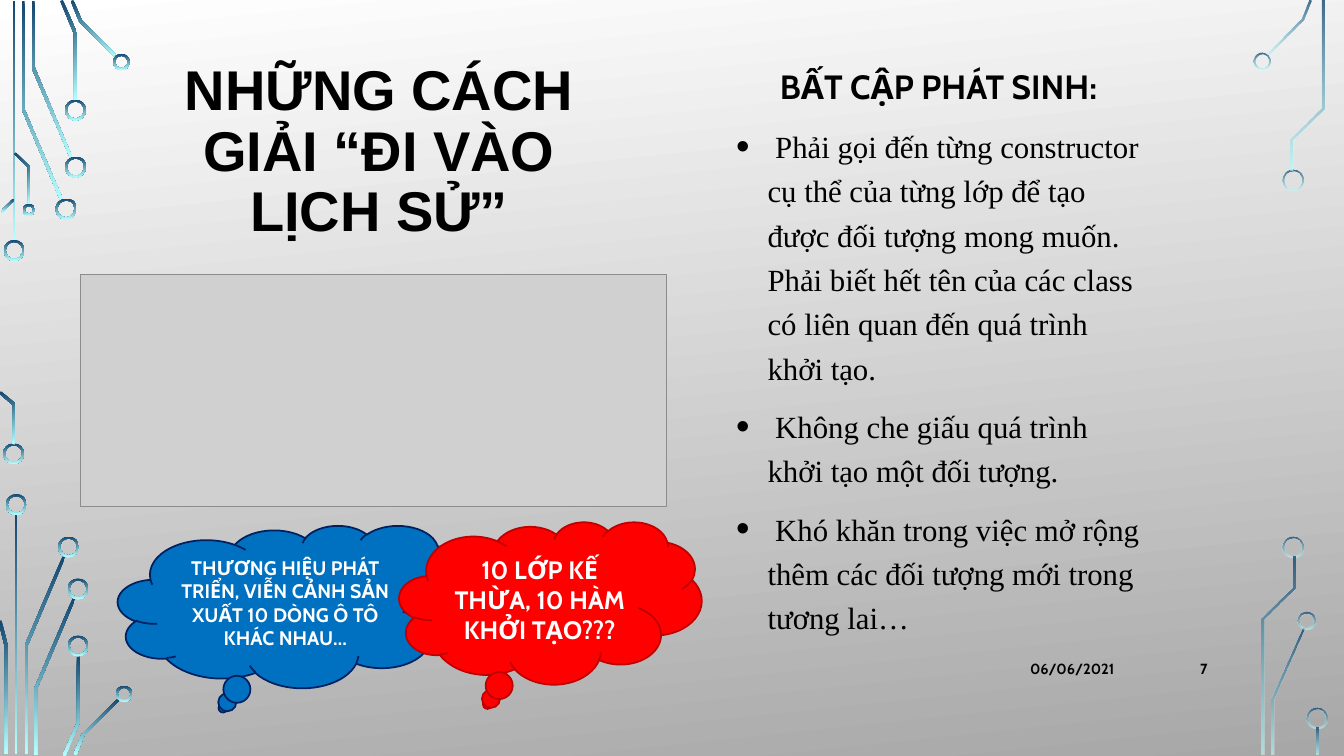
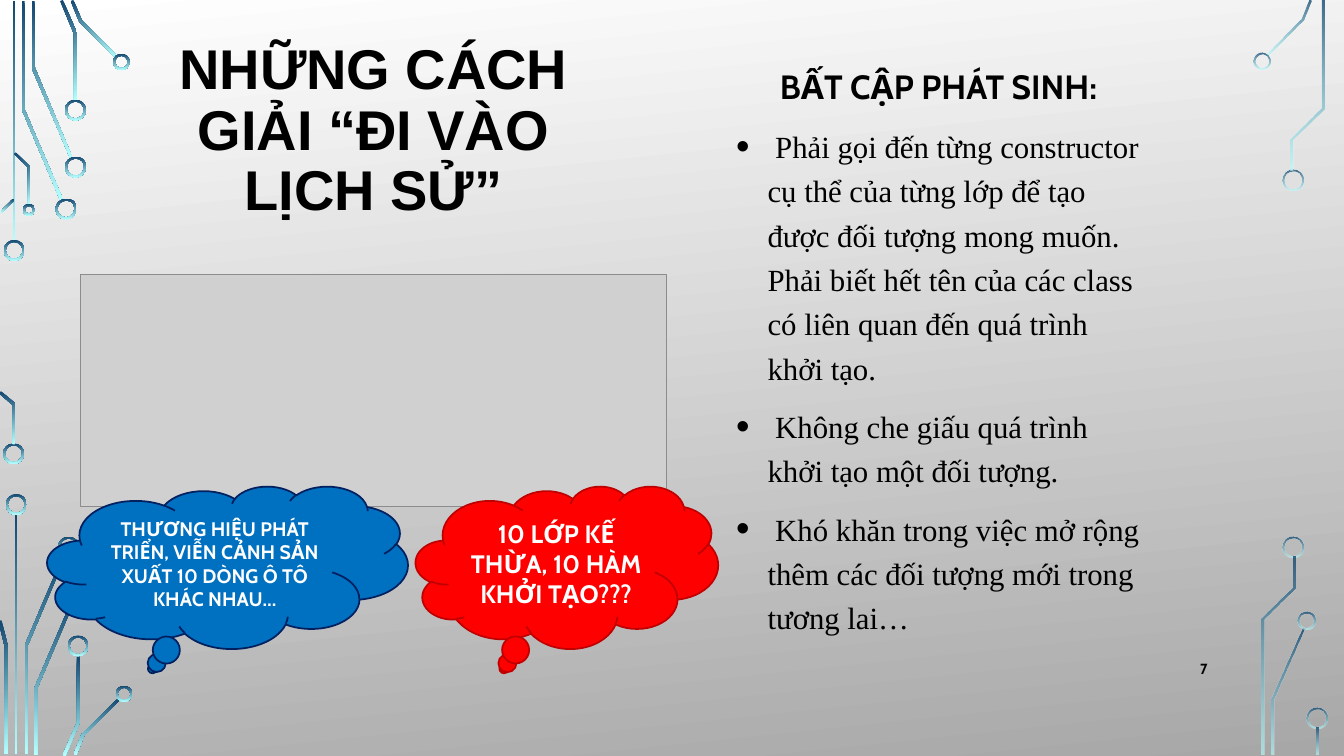
Before and after one commit to KhanhThinh/projects, a slide deck: slide 7 of docs/OOPForLife.pptx. Drawn at 1344x756 pixels with LibreOffice and Linux fonts; fonts in the diff are those of the drawing; grey boxes stand for pictures; background and template pictures are left out. Boxes give left, top, right and bottom in pixels: in the first picture for what was removed or moved away, otherwise in the second. Text is boxed around its words. In the diff, an @@ line names an element or a change of style, - is before the commit and + after.

```diff
--- a/docs/OOPForLife.pptx
+++ b/docs/OOPForLife.pptx
@@ title "NHỮNG CÁCH GIẢI “ĐI VÀO ...": place and size @@
-title "NHỮNG CÁCH GIẢI “ĐI VÀO ..." at [185, 66, 573, 241]
+title "NHỮNG CÁCH GIẢI “ĐI VÀO ..." at [179, 45, 568, 220]
@@ thought cloud "THƯƠNG HIỆU PHÁT TRIỂN, VIỄN ...": place and size @@
-thought cloud "THƯƠNG HIỆU PHÁT TRIỂN, VIỄN ..." at [118, 525, 479, 688]
+thought cloud "THƯƠNG HIỆU PHÁT TRIỂN, VIỄN ..." at [47, 486, 408, 648]
@@ thought cloud "10 LỚP KẾ THỪA, 10 ...": place and size @@
-thought cloud "10 LỚP KẾ THỪA, 10 ..." at [399, 522, 702, 685]
+thought cloud "10 LỚP KẾ THỪA, 10 ..." at [415, 486, 718, 648]
@@ text removed at [1030, 663, 1114, 676] @@
-06/06/2021
```
Also in this commit, not shown: 28 other slides changed, 12 other files.
